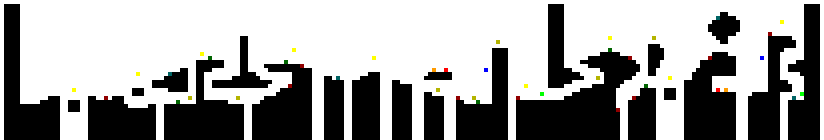
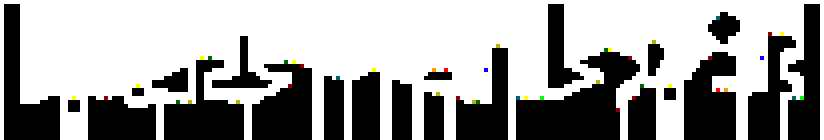
Two versions of the same layered image (824px x 140px). Layer-by-layer changes:
painted on "Ebene 16" over [left=72, top=20, right=804, bottom=104]
